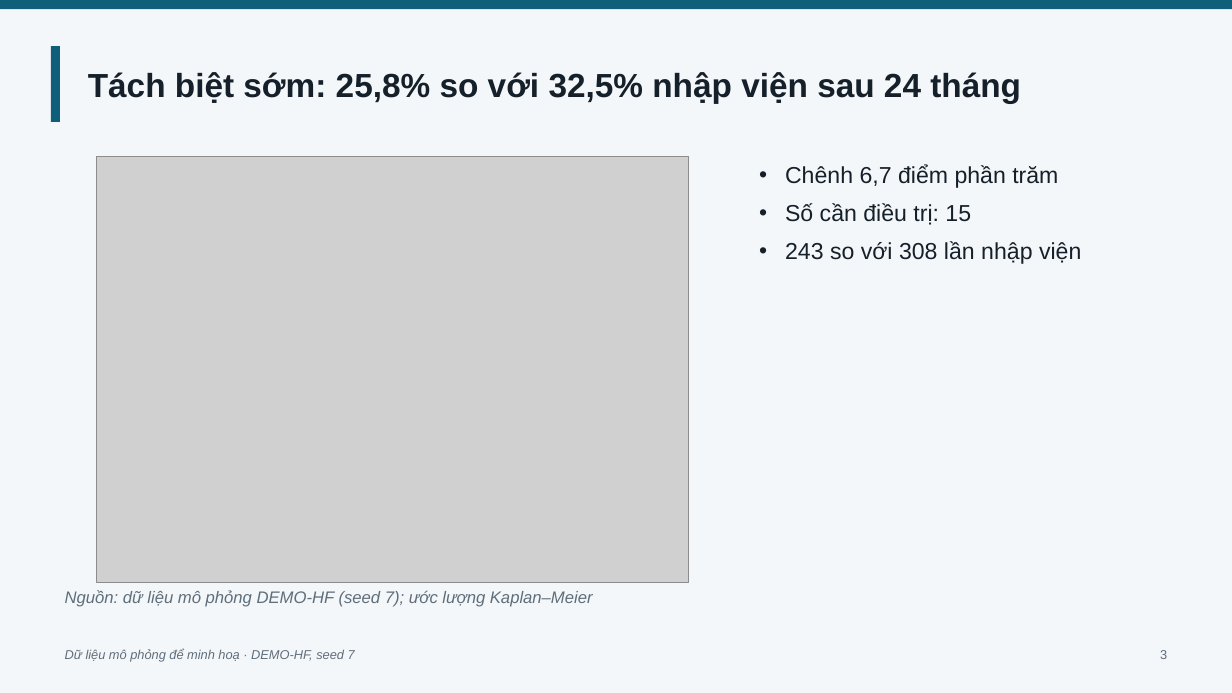
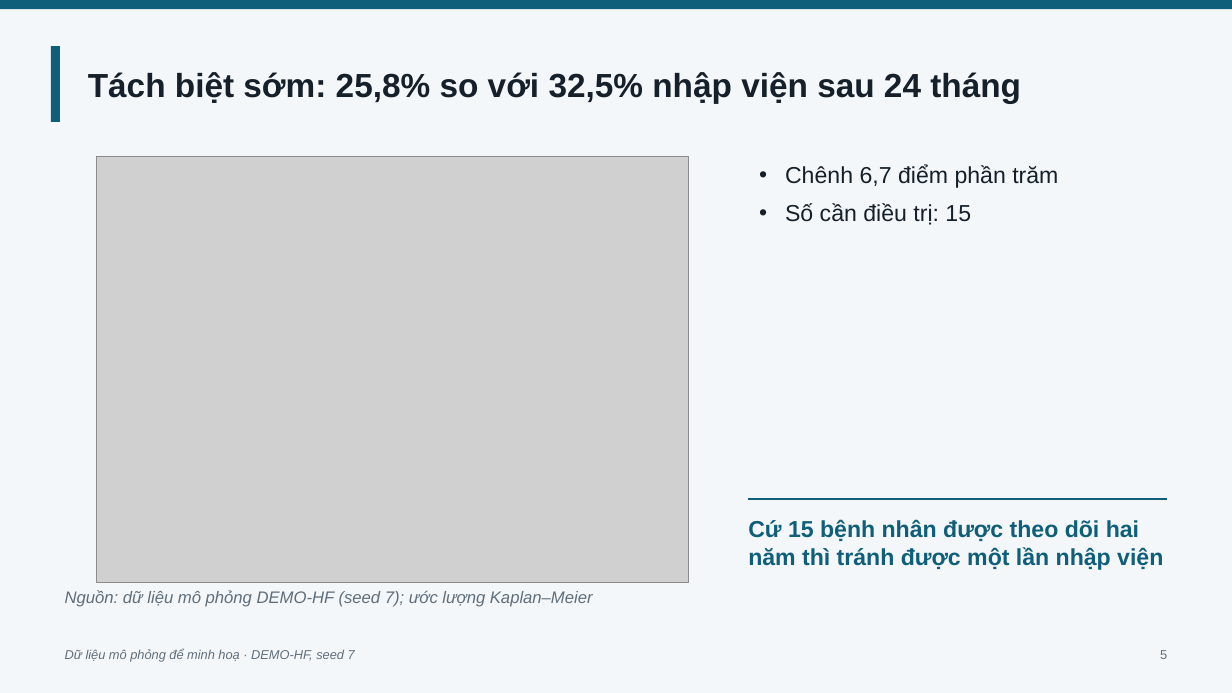
Before and after one commit to jackfeng94/medskill-panda, a slide deck: slide 5 of examples/demo-hf/pptx_vi/out/demo-hf.pptx (slide 3 before the commit). Drawn at 1232x693 pixels with LibreOffice and Linux fonts; fonts in the diff are those of the drawing; grey boxes stand for pictures; background and template pictures are left out. Boxes give left, top, right and bottom in pixels: in the first picture for what was removed or moved away, otherwise in the second. Text is boxed around its words. In the diff, an @@ line names an element or a change of style, - is before the commit and + after.

```diff
--- a/examples/demo-hf/pptx_vi/out/demo-hf.pptx
+++ b/examples/demo-hf/pptx_vi/out/demo-hf.pptx
@@ text at (785, 241, 1081, 264): paragraph removed @@
-• 243 so với 308 lần nhập viện
@@ line added from (749, 499) to (1167, 499), #0F5E7A 2 pt @@
@@ text added at (748, 519, 1163, 570), 18 pt, text #0F5E7A, bold @@
+Cứ 15 bệnh nhân được theo dõi hai năm thì tránh được một lần nhập viện
@@ text at (1160, 650, 1167, 659): text changed @@
-3
+5
```
Also in this commit, not shown: 5 other slides changed, 6 slides added, 30 other files.
